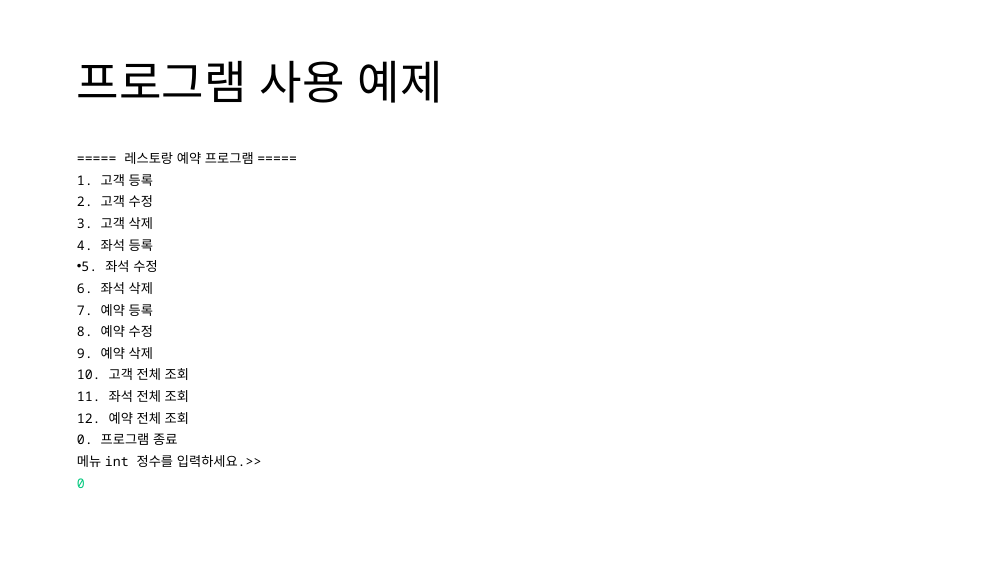
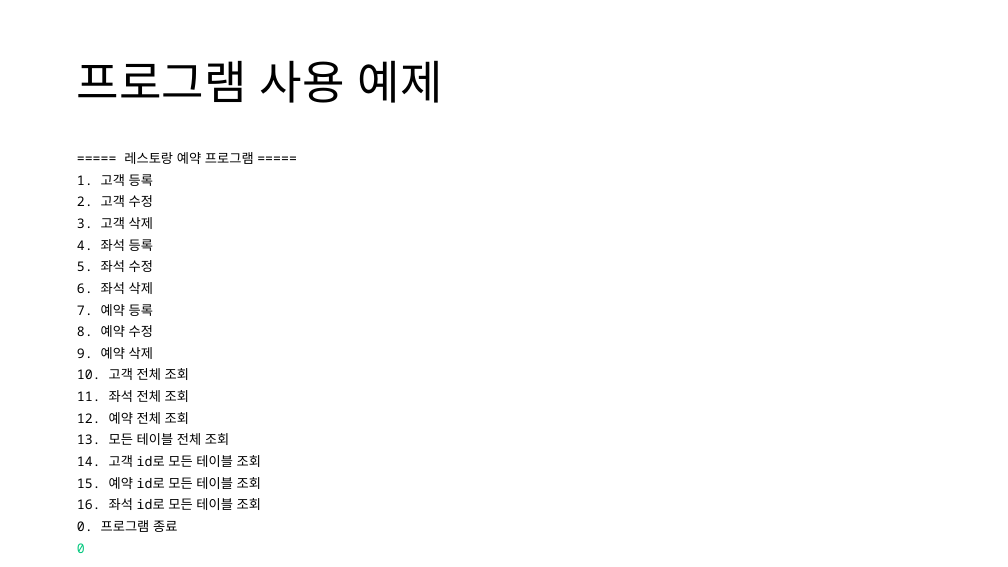
Before and after one commit to TaYaKi71751/gukbi, a slide deck: slide 47 of ppt/Oracle DB Project.pptx (slide 39 before the commit). Drawn at 1008x567 pixels with LibreOffice and Linux fonts; fonts in the diff are those of the drawing. Boxes give left, top, right and bottom in pixels: in the first picture for what was removed or moved away, otherwise in the second. Text is boxed around its words. In the diff, an @@ line names an element or a change of style, - is before the commit and + after.

```diff
--- a/ppt/Oracle DB Project.pptx
+++ b/ppt/Oracle DB Project.pptx
@@ text at bbox=[77, 260, 153, 272]: bullet • to none @@
@@ text at bbox=[77, 433, 261, 510]: paragraphs added @@
+13. 모든 테이블 전체 조회
+14. 고객 id로 모든 테이블 조회
+15. 예약 id로 모든 테이블 조회
+16. 좌석 id로 모든 테이블 조회
@@ text at bbox=[77, 455, 262, 467]: paragraph removed @@
-메뉴 int 정수를 입력하세요.>>
```
Also in this commit, not shown: 17 other slides changed, 8 slides added, 5 other files.
